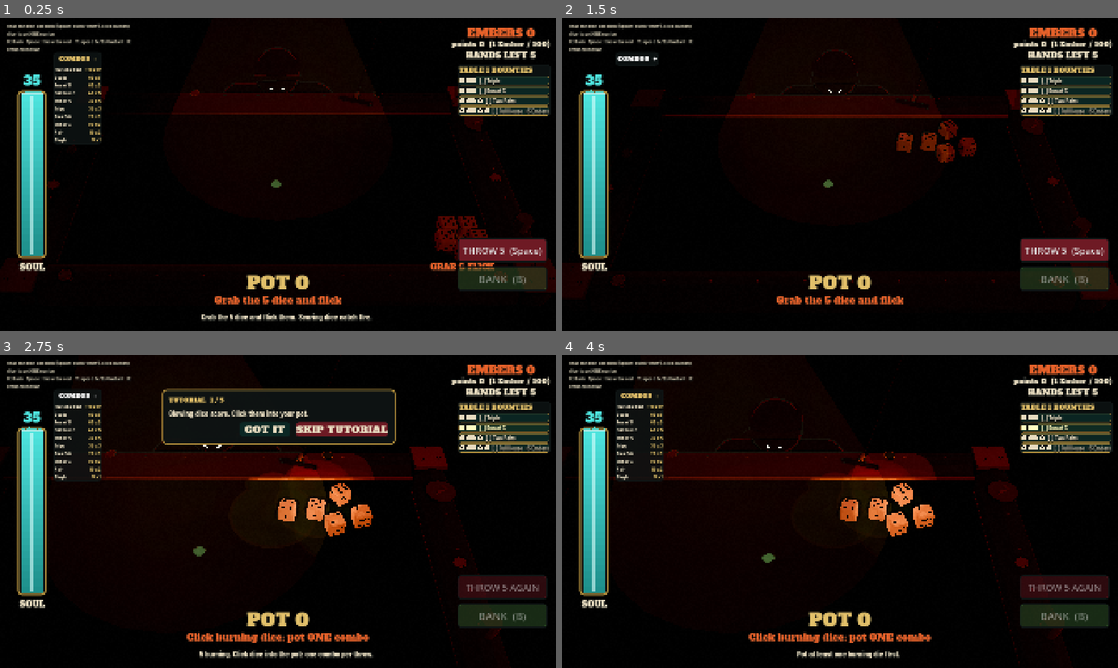
Above: before the commit, frames 1-4 (two rows, left to right).
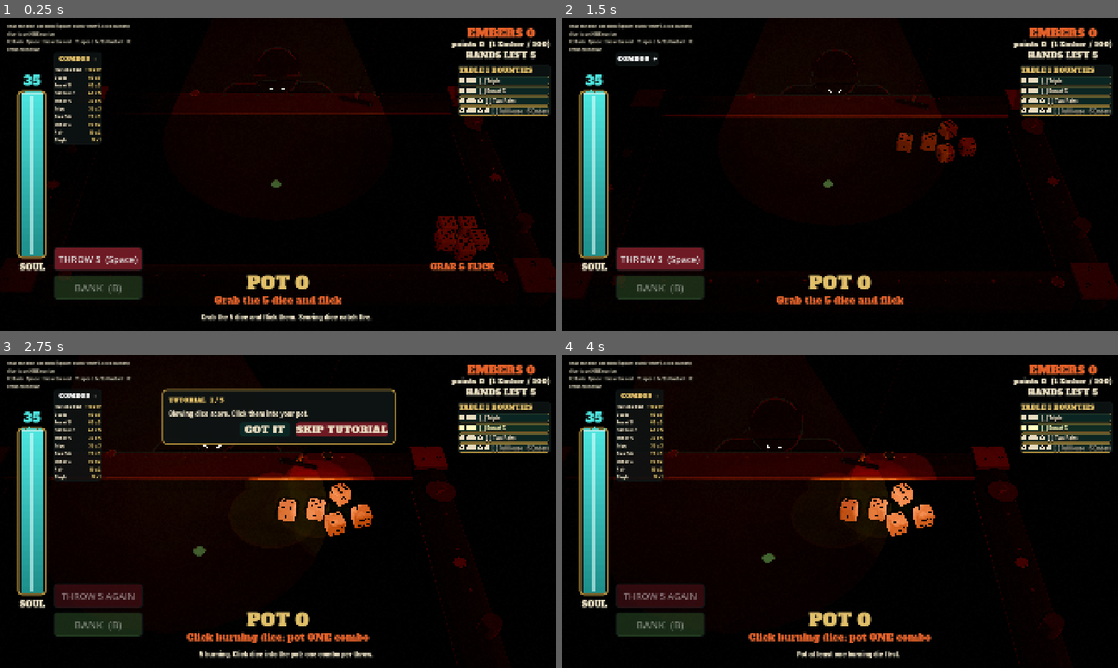
Above: after the commit, the same moments.

Repository: cashdvs/rogue-craps
Game: Godot game, scene res://scenes/bonfire.tscn
Two runs of this game, one before a commit and one after it. Both use one fixed random seed, a clock stepped at 60 frames per second and the inputs below. This scene is started directly instead of the project's main scene.
Inputs (mouse positions are in pixels of both pictures, inside the frame that each line leads up to):
- Up to frame 1 (0.25 s): no input
- Up to frame 2 (1.5 s): click "THROW 5 (Space)" at 0.5 s; click "COMBOS -" at 1.25 s
- Up to frame 3 (2.75 s): click "COMBOS +" at 2 s
- Up to frame 4 (4 s): click "GOT IT" at 2.75 s; tap Enter at 3.5 s; move the mouse to (962, 495) at 3.52 s; hold Up from 3.53 s (still down); tap B at 3.6 s; click (962, 495) at 3.67 s; tap Space at 3.77 s

The runs differ from the first frame. In frame 1, 4.6% of the frame differs, in the area x 9-99%, y 70-90%; in frame 2, 4.6%; in frame 3, 4.5%; in frame 4, 4.5%.

Commit message:
Grab the dice from anywhere in the hand (QA full run pass 1, M1)
THROW / BANK sat over the handful (column at 1580, 760), so pressing the
middle of the hand pressed THROW and the release fired a quick throw.
- The button column moves bottom-left, beside the Soul meter
  (BonfireHud.BUTTONS_POS), clear of the hand at 1920x1080, 844x390 and
  390x844.
- Bonfire3D._input hands a press on the hand's dice (and the drag and
  release after it) to the table before the GUI, so even a control laid
  over the dice can't eat the grab.
Test: at all three aspects, press-drag-release through the viewport on
each die in the hand is a flick throw (launch from the drag speed) with no
button pressed, and the same with THROW moved right over a die.
tools/capture_hand_buttons.gd: still + rects for layout review.

Diff:
--- a/scripts/bonfire/bonfire_3d.gd
+++ b/scripts/bonfire/bonfire_3d.gd
@@ -943,6 +943,24 @@
 	return ""
 
 
+## The dice in the hand come first (QA M1): a press on them is a grab even
+## where a HUD control overlaps them. _input runs before the GUI, so the
+## press, and the drag and release that follow it, go straight to the
+## table's normal input and no button ever sees them.
+func _input(event: InputEvent) -> void:
+	var mb := event as InputEventMouseButton
+	var left := mb != null and mb.button_index == MOUSE_BUTTON_LEFT
+	var holding := phase == Phase.HELD and (event is InputEventMouseMotion or (left and not mb.pressed))
+	if holding or (left and mb.pressed and hand_grab_at(mb.position)):
+		get_viewport().set_input_as_handled()
+		_unhandled_input(event)
+
+
+## True if a press at screen point p would grab the dice waiting in the hand.
+func hand_grab_at(p: Vector2) -> bool:
+	return phase == Phase.BET and can_throw() == "" and _hand_contains(p)
+
+
 func _unhandled_input(event: InputEvent) -> void:
 	var mb := event as InputEventMouseButton
 	var tap := event as InputEventScreenTouch
--- a/scripts/bonfire/bonfire_hud.gd
+++ b/scripts/bonfire/bonfire_hud.gd
@@ -44,6 +44,9 @@
 var _pending_stamps: Dictionary = {}
 var _pulse: Array = []
 var _t: float = 0.0
+## Top-left of the THROW / BANK column (1920x1080 design px). Kept clear of
+## the hand (bottom-right) at 16:9, phone landscape and phone portrait.
+const BUTTONS_POS := Vector2(184, 790)
 
 
 func _init() -> void:
@@ -69,7 +72,9 @@
 	result_label = _label(64, Palette.BRASS_HI, Vector2(460, 380), Vector2(1000, 90))
 	result_label.modulate.a = 0.0
 	var col := VBoxContainer.new()
-	col.position = Vector2(1580, 760)
+	# Bottom-left, beside the Soul meter: the hand of dice sits bottom-right,
+	# and buttons over it ate the grab (QA full run pass 1, M1).
+	col.position = BUTTONS_POS
 	col.add_theme_constant_override("separation", 14)
 	add_child(col)
 	throw_button = _button("THROW  (Space)", 32, Palette.BURGUNDY)
--- a/tests/test_bonfire_full_run_fixes.gd
+++ b/tests/test_bonfire_full_run_fixes.gd
@@ -1,4 +1,9 @@
 ## QA full run pass 1 (qa/full_run_pass_1.md), Godot Dev's Majors:
+##   M1: a press-drag-release that starts on any die in the hand is a flick
+##       throw, never a THROW / BANK button press, at 16:9 (1920x1080),
+##       phone landscape (844x390 -> 2337x1080 canvas) and phone portrait
+##       (390x844 -> 1920x4155): the buttons sit clear of the hand, and even
+##       a button laid right over a die doesn't eat the grab.
 ##   M2: the tutorial plays on the run's FIRST table only (RunScreen, where
 ##       the table is a child of the current scene), and on the sandbox's
 ##       Table 1; not on later run tables, not in tests / tools.
@@ -26,10 +31,123 @@
 
 
 func _run() -> void:
+	await _m1_hand_grabs()
 	await _m2_tutorial()
 	await _m4_soul_meter()
 	print("test_bonfire_full_run_fixes: %d passed, %d failed" % [_passed, _failed])
 	quit(1 if _failed > 0 else 0)
+
+
+# --- M1 -----------------------------------------------------------------------------
+
+## A sandbox table inside a SubViewport of the given canvas size (what the
+## window stretches to at that aspect), framed like that screen.
+func _table_in(canvas: Vector2i, screen: Vector2) -> Array:
+	var sv := SubViewport.new()
+	sv.size = canvas
+	root.add_child(sv)
+	var t := load("res://resources/tuning/bonfire_tuning.tres") as BonfireTuning
+	var s := (load("res://scenes/bonfire.tscn") as PackedScene).instantiate() as Bonfire3D
+	s.setup = TableSetup.sandbox(t, 5)
+	s.tutorial_override = 0
+	s.test_speed = 10.0
+	sv.add_child(s)
+	await process_frame
+	await process_frame
+	s.camera.cam.current = true
+	if screen != Vector2(canvas):
+		s.fit_phone(screen)
+	s.camera.snap_home()
+	return [sv, s]
+
+
+func _wait_in_hand(s: Bonfire3D) -> void:
+	for k in 600:
+		if s.phase == Table3D.Phase.BET and not s.hand_moving():
+			return
+		await process_frame
+
+
+func _click_event(p: Vector2, down: bool) -> InputEventMouseButton:
+	var e := InputEventMouseButton.new()
+	e.button_index = MOUSE_BUTTON_LEFT
+	e.pressed = down
+	e.position = p
+	e.global_position = p
+	e.button_mask = MOUSE_BUTTON_MASK_LEFT if down else 0
+	return e
+
+
+## Real input through the viewport (so the GUI gets its chance first):
+## press at p, drag up-left at `speed` px/s for 0.2 s, release.
+func _flick_from(sv: SubViewport, s: Bonfire3D, p: Vector2, speed: float) -> void:
+	_clock_t = 0.0
+	s.flick_clock = func() -> float: return _clock_t
+	var dir := Vector2(-0.55, -0.83).normalized()
+	sv.push_input(_click_event(p, true), true)
+	var t := 0.0
+	while t < 0.2:
+		t += 0.008
+		_clock_t = t
+		var mm := InputEventMouseMotion.new()
+		mm.position = p + dir * speed * t
+		mm.global_position = mm.position
+		mm.button_mask = MOUSE_BUTTON_MASK_LEFT
+		sv.push_input(mm, true)
+	sv.push_input(_click_event(p + dir * speed * t, false), true)
+	s.flick_clock = Callable()
+
+
+func _m1_hand_grabs() -> void:
+	var cases := [["16:9 1920x1080", Vector2i(1920, 1080), Vector2(1920, 1080)],
+		["phone landscape 844x390", Vector2i(2337, 1080), Vector2(844, 390)],
+		["phone portrait 390x844", Vector2i(1920, 4155), Vector2(390, 844)]]
+	for c in cases:
+		var made: Array = await _table_in(c[1], c[2])
+		var sv: SubViewport = made[0]
+		var s: Bonfire3D = made[1]
+		var presses := [0]
+		s.bhud.throw_pressed.connect(func() -> void: presses[0] += 1)
+		s.bhud.bank_pressed.connect(func() -> void: presses[0] += 1)
+		await _wait_in_hand(s)
+		var buttons := [s.bhud.throw_button.get_global_rect(), s.bhud.bank_button.get_global_rect()]
+		var n := s.dice.size()
+		for i in n:
+			await _wait_in_hand(s)
+			var p := s.camera.cam.unproject_position(s.dice[i].global_position)
+			# The die's screen footprint (~half a die across) is clear of both buttons.
+			var die_box := Rect2(p - Vector2(30, 30), Vector2(60, 60))
+			check(not buttons.any(func(r: Rect2) -> bool: return r.intersects(die_box)),
+				"%s: die %d at %s is clear of THROW / BANK" % [c[0], i, p.round()])
+			await _flick_and_check(sv, s, p, presses, "%s: die %d" % [c[0], i])
+		# Even with THROW laid right over a die, pressing that die grabs.
+		await _wait_in_hand(s)
+		var p0 := s.camera.cam.unproject_position(s.dice[0].global_position)
+		var col := s.bhud.throw_button.get_parent() as Control
+		var home := col.position
+		col.position = p0 - Vector2(40, 40)
+		await process_frame
+		check(s.bhud.throw_button.get_global_rect().has_point(p0), "%s: THROW moved over die 0 for the overlap check" % c[0])
+		await _flick_and_check(sv, s, p0, presses, "%s: die 0 under THROW" % c[0])
+		col.position = home
+		sv.queue_free()
+		await process_frame
+
+
+## Flick from p; it must start a flick throw (launch speed from the drag,
+## not the canned quick throw) and press no button. Then a fresh hand.
+func _flick_and_check(sv: SubViewport, s: Bonfire3D, p: Vector2, presses: Array, what: String) -> void:
+	var before: int = presses[0]
+	s.last_launch = {}
+	await _flick_from(sv, s, p, 4000.0)
+	var thrown := s.phase != Table3D.Phase.BET and s.phase != Table3D.Phase.HELD
+	var flick := float(s.last_launch.get("flick", 0.0))
+	var want := 4000.0 * s.sensitivity()
+	check(thrown and presses[0] == before, "%s: press-drag-release throws (phase %d) and presses no button (%d presses)" % [what, s.phase, presses[0] - before])
+	check(absf(flick - want) < want * 0.15, "%s: it's the flick (%.0f px/s, want ~%.0f), not a quick throw" % [what, flick, want])
+	if thrown:
+		await s.sequence_finished
+	s.new_run(11)
 
 
 # --- M2 -----------------------------------------------------------------------------
--- /dev/null
+++ b/tools/capture_hand_buttons.gd
@@ -0,0 +1,37 @@
+## The Bonfire table at the current window size with the dice in the hand,
+## to review that THROW / BANK sit clear of the handful (QA full run pass 1,
+## M1). Prints each hand die's screen spot and the button rects (canvas px).
+##   xvfb-run -a -s "-screen 0 1920x1080x24" godot --path . --rendering-driver vulkan \\
+##       --resolution 1920x1080 --script res://tools/capture_hand_buttons.gd -- out=/tmp/hand.png
+## Try --resolution 844x390 (phone landscape) and 390x844 (phone portrait).
+extends SceneTree
+
+
+func _initialize() -> void:
+	_run.call_deferred()
+
+
+func _run() -> void:
+	var out := "user://hand_buttons.png"
+	for a in OS.get_cmdline_user_args():
+		if a.begins_with("out="):
+			out = a.substr(4)
+	var t := load("res://resources/tuning/bonfire_tuning.tres") as BonfireTuning
+	var s := (load("res://scenes/bonfire.tscn") as PackedScene).instantiate() as Bonfire3D
+	s.setup = TableSetup.sandbox(t, 5)
+	s.tutorial_override = 0
+	root.add_child(s)
+	# Let the dice fly back to the hand and the lights settle.
+	await create_timer(1.0).timeout
+	s.camera.snap_home()
+	for i in 6:
+		await process_frame
+	var spots: Array = []
+	for d in s.dice:
+		spots.append(s.camera.cam.unproject_position(d.global_position).round())
+	print("CAPTURE window %s canvas %s" % [root.get_window().size, root.get_visible_rect().size])
+	print("  hand dice at ", spots)
+	print("  THROW ", s.bhud.throw_button.get_global_rect(), "  BANK ", s.bhud.bank_button.get_global_rect())
+	root.get_texture().get_image().save_png(out)
+	print("saved ", out)
+	quit()
Not shown, added: tools/capture_hand_buttons.gd.uid
